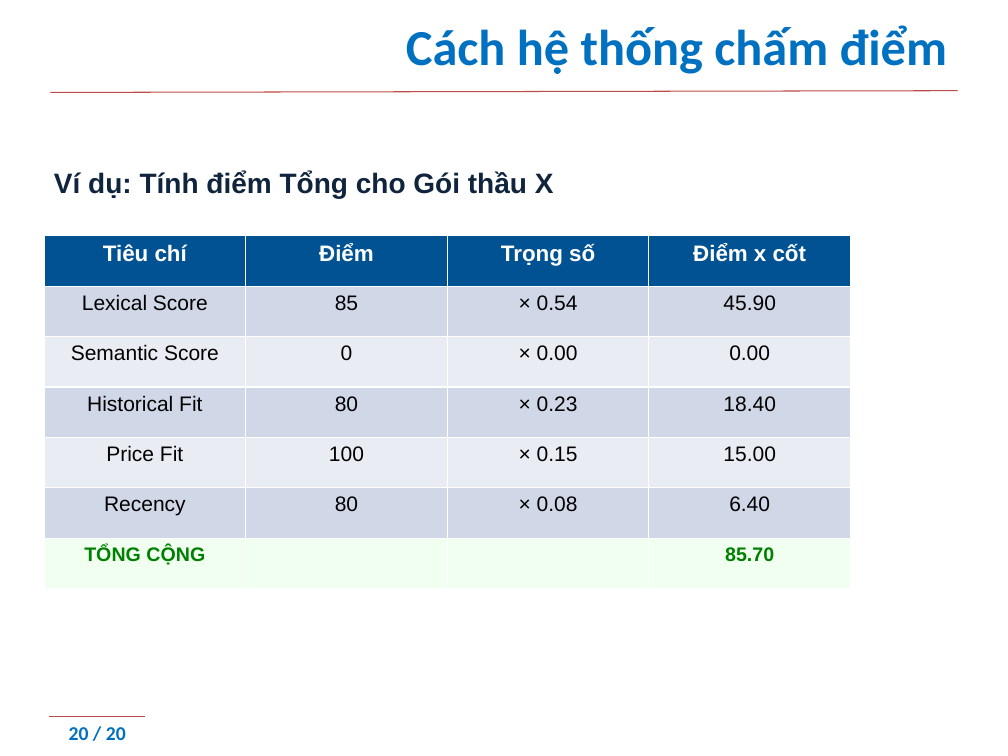
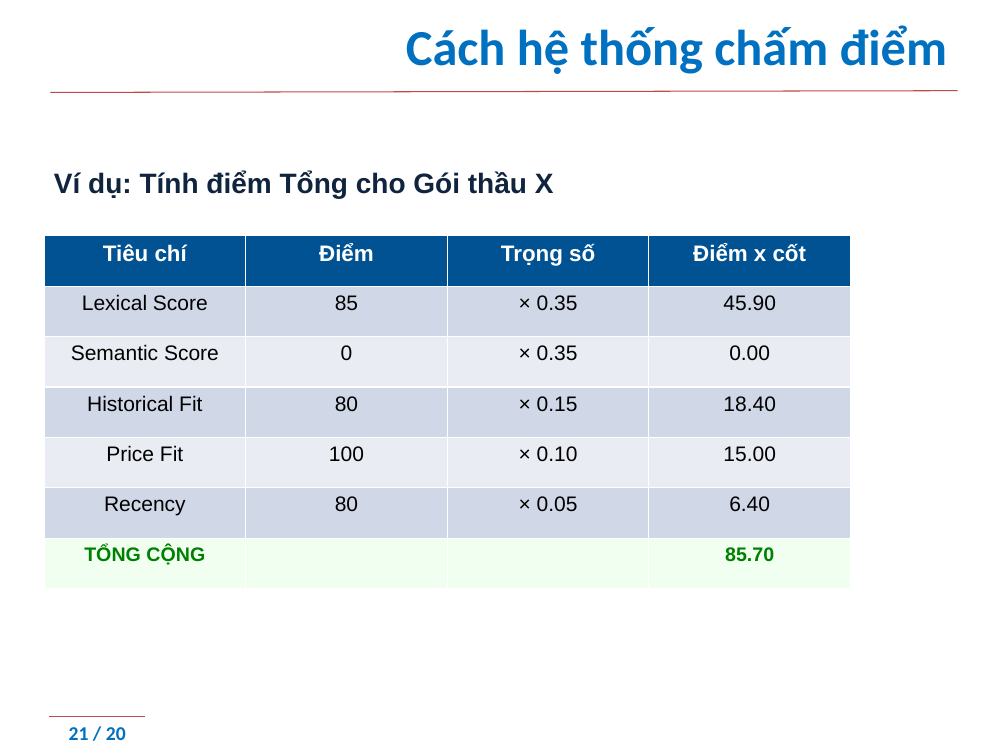
Before and after one commit to minhnc9504/DAUTHAU, a slide deck: slide 21 of Project Presentation Final.pptx (slide 20 before the commit). Drawn at 1008x756 pixels with LibreOffice and Linux fonts; fonts in the diff are those of the drawing; background and template pictures are left out. Boxes give left, top, right and bottom in pixels: in the first picture for what was removed or moved away, otherwise in the second. Text is boxed around its words. In the diff, an @@ line names an element or a change of style, - is before the commit and + after.

```diff
--- a/Project Presentation Final.pptx
+++ b/Project Presentation Final.pptx
@@ table at bbox=[44, 236, 851, 589] @@
-row 2, column 3: × 0.54
+row 2, column 3: × 0.35
-row 3, column 3: × 0.00
+row 3, column 3: × 0.35
-row 4, column 3: × 0.23
+row 4, column 3: × 0.15
-row 5, column 3: × 0.15
+row 5, column 3: × 0.10
-row 6, column 3: × 0.08
+row 6, column 3: × 0.05
@@ page number at bbox=[69, 727, 126, 740]: text changed @@
-20 / 20
+21 / 20
```
Also in this commit, not shown: 8 other slides changed, 1 slide added.
